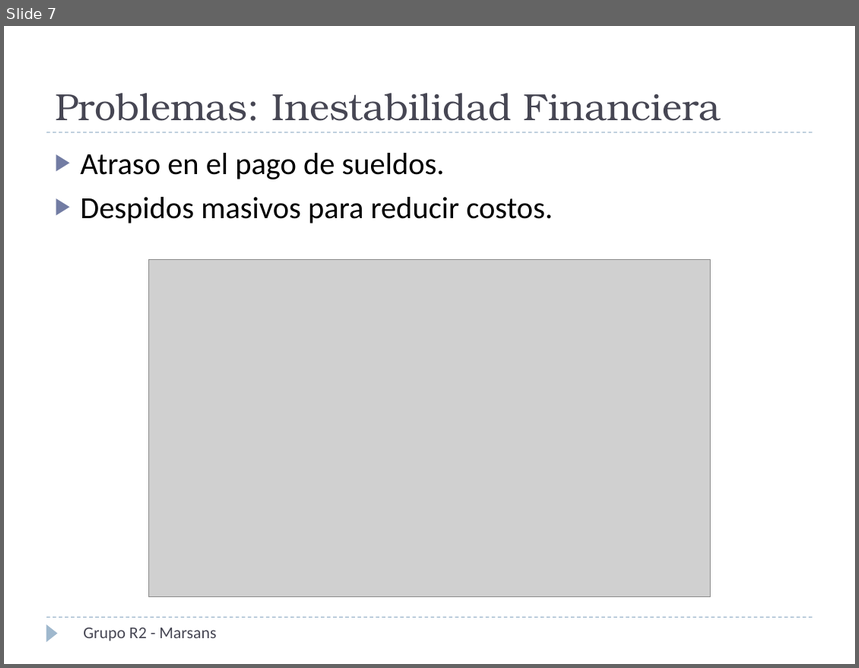
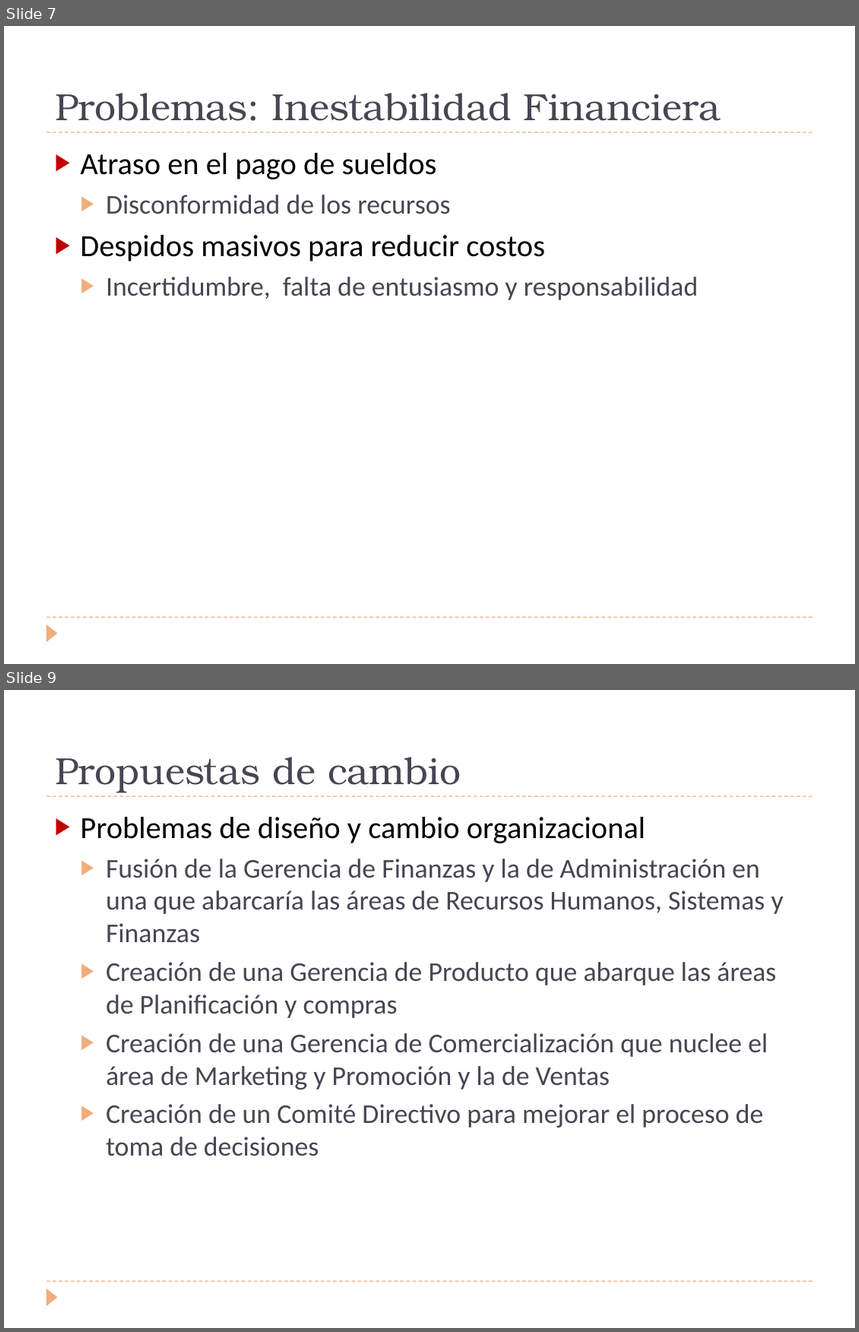
Before and after one commit to invernizzie/fiuba-grupoestrucorga, a slide deck: Trabajo Practico/Presentacion/Presentación1.ppt. Shown one above the other, each under a label of ours: slide 7 before the commit, slides 7 and 9 after it; the slides between them are not shown. The pictures are 859x668 and 859x1332 pixels, drawn with LibreOffice and Linux fonts; fonts in the diff are those of the drawing; grey boxes stand for pictures. Boxes give left, top, right and bottom in pixels: in the first picture for what was removed or moved away, otherwise in the second. Text is boxed around its words. In the diff, an @@ line names an element or a change of style, - is before the commit and + after.

```diff
--- a/Trabajo Practico/Presentacion/Presentación1.ppt
+++ b/Trabajo Practico/Presentacion/Presentación1.ppt
@@ slide 9 added at (4, 690, 855, 1328), background #FFFFFF; not listed: 3 template elements that a slide beside it also shows @@
@@ title added at (55, 757, 461, 793), 32 pt, text #464653 @@
+Propuestas de cambio
@@ text added at (80, 817, 784, 1157), 23 pt, text #464653 @@
+▶ Problemas de diseño y cambio organizacional
+  ▶ Fusión de la Gerencia de Finanzas y la de Administración en una que abarcaría las áreas de Recursos Humanos, Sistemas y Finanzas
+  ▶ Creación de una Gerencia de Producto que abarque las áreas de Planificación y compras
+  ▶ Creación de una Gerencia de Comercialización que nuclee el área de Marketing y Promoción y la de Ventas
+  ▶ Creación de un Comité Directivo para mejorar el proceso de toma de decisiones
@@ slide 7 changed as well @@
@@ line (47, 132) - (813, 132): stroke #9FB8CD 0.74 pt dashed to #F2AD7A 0.74 pt dashed @@
@@ text at (80, 153, 698, 300): text changed; size 26 to 23 pt; text colour #000000 to #464653 @@
-▶ Atraso en el pago de sueldos.
-▶ Despidos masivos para reducir costos.
+▶ Atraso en el pago de sueldos
+  ▶ Disconformidad de los recursos
+▶ Despidos masivos para reducir costos
+  ▶ Incertidumbre, falta de entusiasmo y responsabilidad
@@ picture removed at (148, 260, 711, 598) @@
@@ line (47, 617) - (813, 617): stroke #9FB8CD 0.74 pt dashed to #F2AD7A 0.74 pt dashed @@
@@ triangle at (47, 624, 58, 642): fill #9FB8CD to #F2AD7A @@
@@ text removed at (83, 628, 216, 642) @@
-Grupo R2 - Marsans
```
Also in this commit, not shown: 4 other slides changed, 5 other slides added, 8 slides removed, 3 other files.
